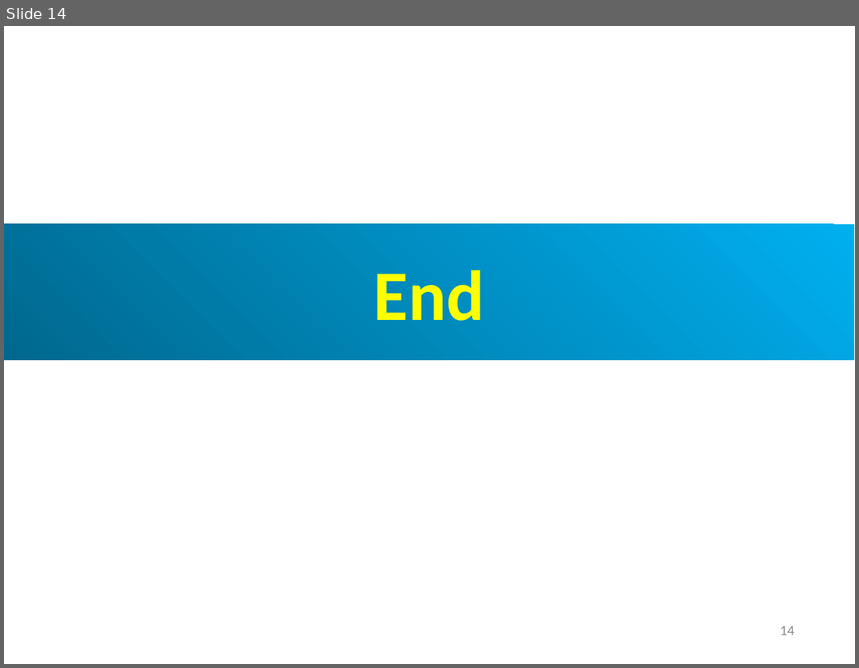
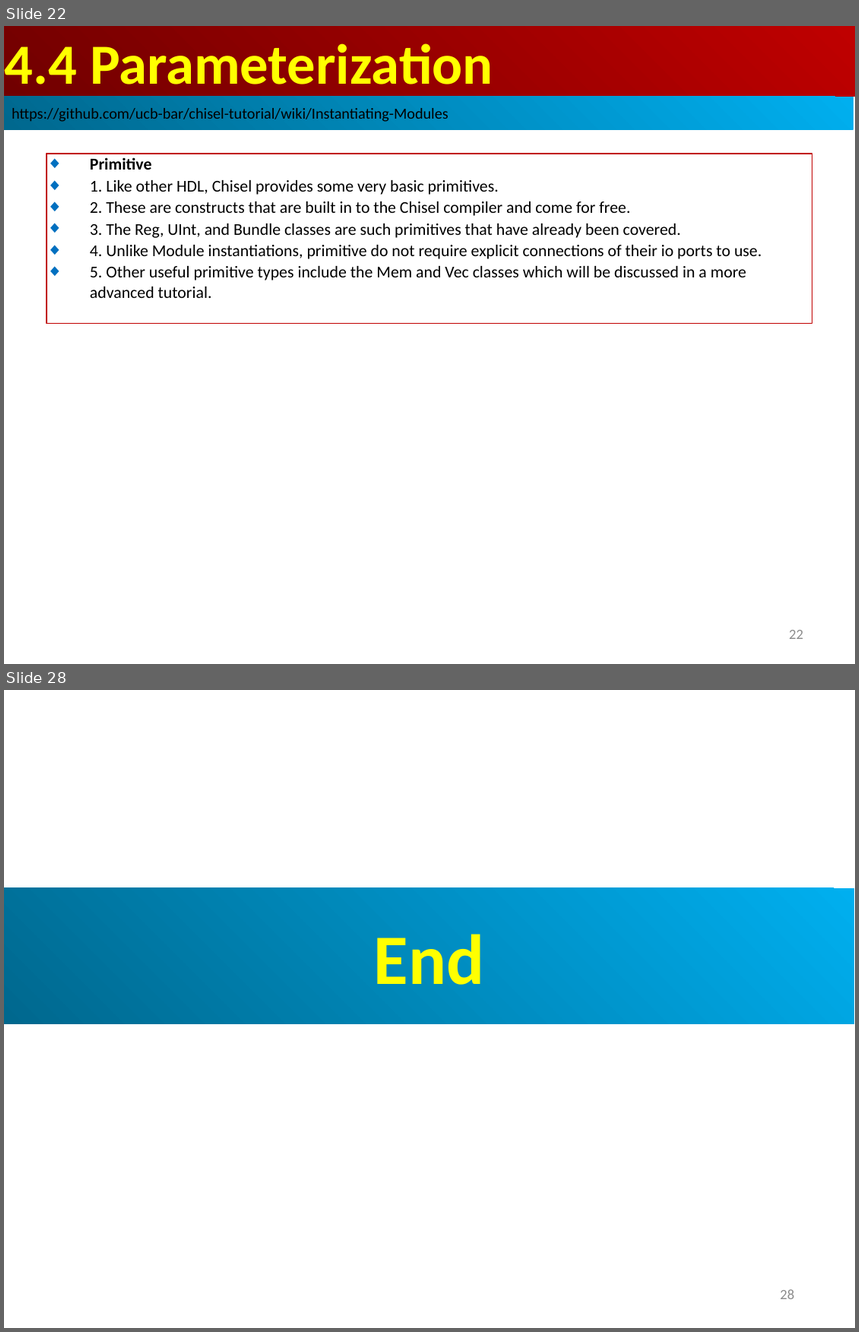
Before and after one commit to peterhchen/AIU_CS800_Chisel, a slide deck: 700_Dev_Guide/004_Module/000_Video/004_Module.ppt. Shown one above the other, each under a label of ours: slide 14 before the commit, slides 22 and 28 after it; the slides between them are not shown. The pictures are 859x668 and 859x1332 pixels, drawn with LibreOffice and Linux fonts; fonts in the diff are those of the drawing. Boxes give left, top, right and bottom in pixels: in the first picture for what was removed or moved away, otherwise in the second. Text is boxed around its words. In the diff, an @@ line names an element or a change of style, - is before the commit and + after.

```diff
--- a/700_Dev_Guide/004_Module/000_Video/004_Module.ppt
+++ b/700_Dev_Guide/004_Module/000_Video/004_Module.ppt
@@ slide 22 added at <box>4,26,855,664</box>, background #FFFFFF @@
@@ rectangle added at <box>5,26,855,97</box>, fill gradient #BF0000 to #710000, 48 pt, text #FFFF00, bold @@
+4.4 Parameterization
@@ rectangle added at <box>4,97,854,130</box>, fill gradient #00AFEF to #00688E, 13 pt, text #000000 @@
+https://github.com/ucb-bar/chisel-tutorial/wiki/Instantiating-Modules
@@ rectangle added at <box>47,154,813,324</box>, outline #C00000 0.74 pt, 14 pt, text #000000 @@
+◆ Primitive
+◆ 1. Like other HDL, Chisel provides some very basic primitives.
+◆ 2. These are constructs that are built in to the Chisel compiler and come for free.
+◆ 3. The Reg, UInt, and Bundle classes are such primitives that have already been covered.
+◆ 4. Unlike Module instantiations, primitive do not require explicit connections of their io ports to use.
+◆ 5. Other useful primitive types include the Mem and Vec classes which will be discussed in a more advanced tutorial.
@@ page number added at <box>789,630,804,639</box>, 12 pt, text #8B8B8B @@
+22
@@ what was slide 14 is now slide 28 @@
@@ page number at <box>780,1290,794,1300</box>: text changed @@
-14
+28
```
Also in this commit, not shown: 10 slides changed, 13 other slides added.
